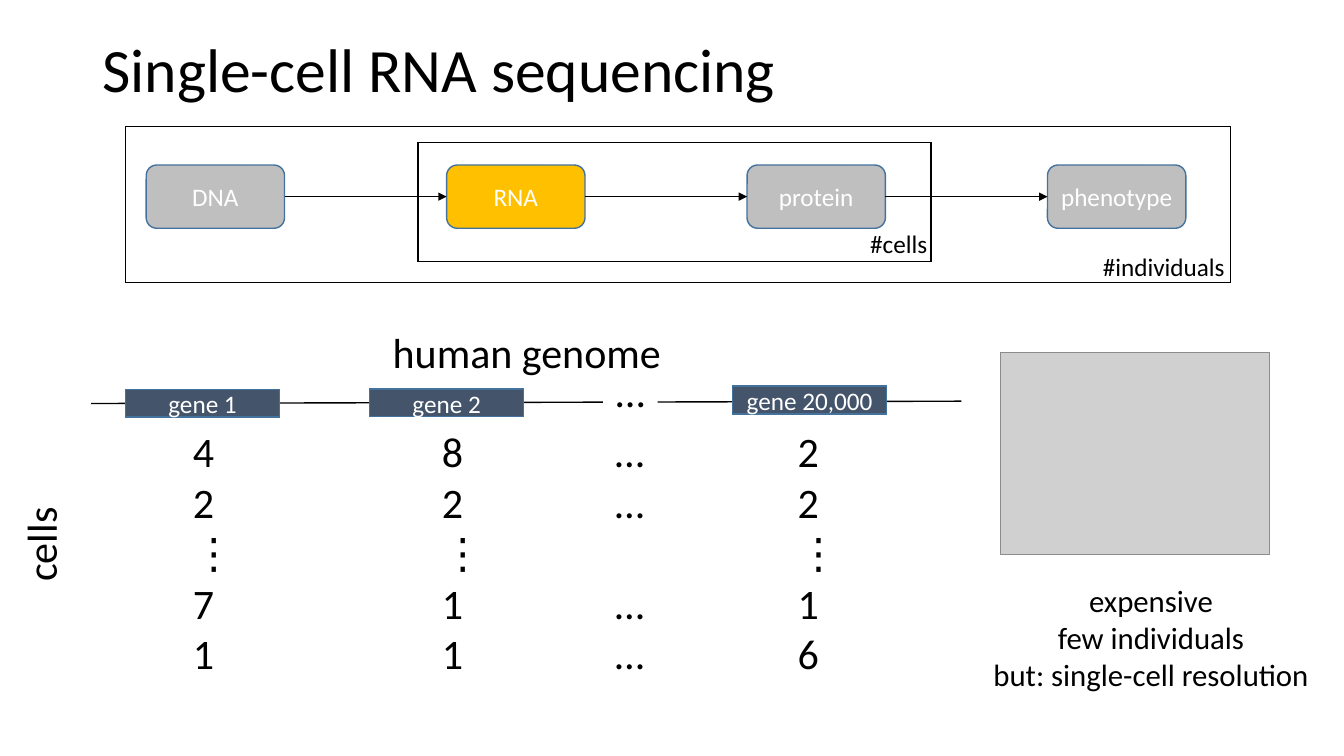
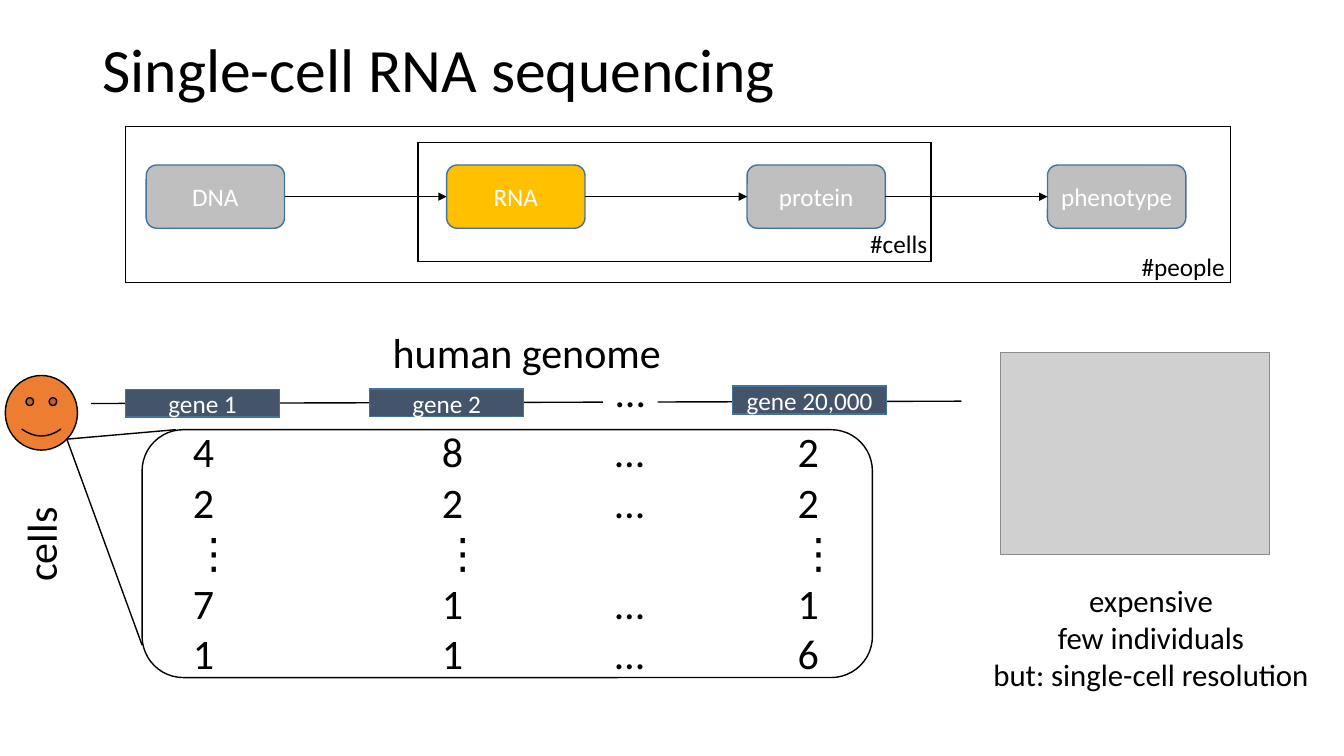
Before and after one commit to lmrl-bio/lmrl-bio.github.io, a slide deck: slide 15 of hostedfiles/datacrashcourse.pptx (slide 17 before the commit). Drawn at 1344x756 pixels with LibreOffice and Linux fonts; fonts in the diff are those of the drawing; grey boxes stand for pictures. Boxes give left, top, right and bottom in pixels: in the first picture for what was removed or moved away, otherwise in the second. Text is boxed around its words. In the diff, an @@ line names an element or a change of style, - is before the commit and + after.

```diff
--- a/hostedfiles/datacrashcourse.pptx
+++ b/hostedfiles/datacrashcourse.pptx
@@ text at (1142, 258, 1225, 280): text changed @@
-#individuals
+#people
@@ smiley face added at (5, 375, 78, 450), fill #ED7D31, outline #000000 1 pt @@
@@ line added from (67, 440) to (142, 645), #000000 1 pt @@
@@ line added from (67, 440) to (175, 430), #000000 1 pt @@
@@ rounded rectangle added at (142, 430, 873, 678), outline #000000 1 pt @@
```
Also in this commit, not shown: 16 other slides changed, 1 slide added, 1 slide removed.
